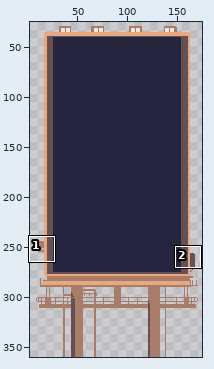
File history of a pixel-art file, img/mobile-fix.aseprite. Above: a wide view before the commit, with the close-up outlined.
Close-up. Old version:
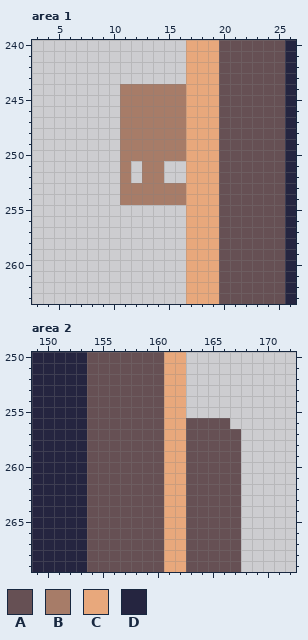
180x360 pixels, 1 frame. Shown: area 1: x 3..26, y 240..263; area 2: x 149..172, y 250..269. The wide view leaves out empty margins. The commit also changed other parts of the picture, which this record leaves out.
Palette (. is transparent): A #665054  B #a77c68  C #e8a87c  D #252540
Pixels before, area 1, first column x 11:
240 ......CCCAAAAAAD
241 ......CCCAAAAAAD
242 ......CCCAAAAAAD
243 ......CCCAAAAAAD
244 BBBBBBCCCAAAAAAD
245 BBBBBBCCCAAAAAAD
246 BBBBBBCCCAAAAAAD
247 BBBBBBCCCAAAAAAD
248 BBBBBBCCCAAAAAAD
249 BBBBBBCCCAAAAAAD
250 BBBBBBCCCAAAAAAD
251 B.BB..CCCAAAAAAD
252 B.BB..CCCAAAAAAD
253 BBBBBBCCCAAAAAAD
254 BBBBBBCCCAAAAAAD
255 ......CCCAAAAAAD
256 ......CCCAAAAAAD
257 ......CCCAAAAAAD
258 ......CCCAAAAAAD
259 ......CCCAAAAAAD
260 ......CCCAAAAAAD
261 ......CCCAAAAAAD
262 ......CCCAAAAAAD
263 ......CCCAAAAAAD
Pixels before, area 2, first column x 149:
250 DDDDDAAAAAAACC.....
251 DDDDDAAAAAAACC.....
252 DDDDDAAAAAAACC.....
253 DDDDDAAAAAAACC.....
254 DDDDDAAAAAAACC.....
255 DDDDDAAAAAAACC.....
256 DDDDDAAAAAAACCAAAA.
257 DDDDDAAAAAAACCAAAAA
258 DDDDDAAAAAAACCAAAAA
259 DDDDDAAAAAAACCAAAAA
260 DDDDDAAAAAAACCAAAAA
261 DDDDDAAAAAAACCAAAAA
262 DDDDDAAAAAAACCAAAAA
263 DDDDDAAAAAAACCAAAAA
264 DDDDDAAAAAAACCAAAAA
265 DDDDDAAAAAAACCAAAAA
266 DDDDDAAAAAAACCAAAAA
267 DDDDDAAAAAAACCAAAAA
268 DDDDDAAAAAAACCAAAAA
269 DDDDDAAAAAAACCAAAAA
The same view after the edit:
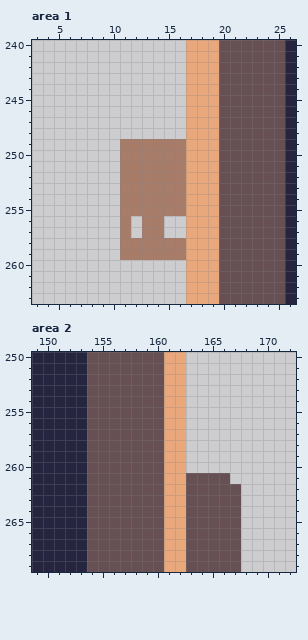
Difference:
Area 1, layer "billboard":
The author put colour B in rows 251 to 252 at x 12 and 15 to 16; in row 255 at x 11 to 16; in rows 256 to 257 at x 11 and 13 to 14; in rows 258 to 259 at x 11 to 16.
The edit erases colour B in rows 244 to 248 at x 11 to 16.
Area 2, layer "billboard":
The edit erases colour A in row 256 at x 163 to 166; in rows 257 to 260 at x 163 to 167; in row 261 at x 167.
Pixel boxes of the changes (left, top, right, bottom) in both close-ups:
changed: (120, 84, 186, 260)
erased: (186, 418, 241, 484)
